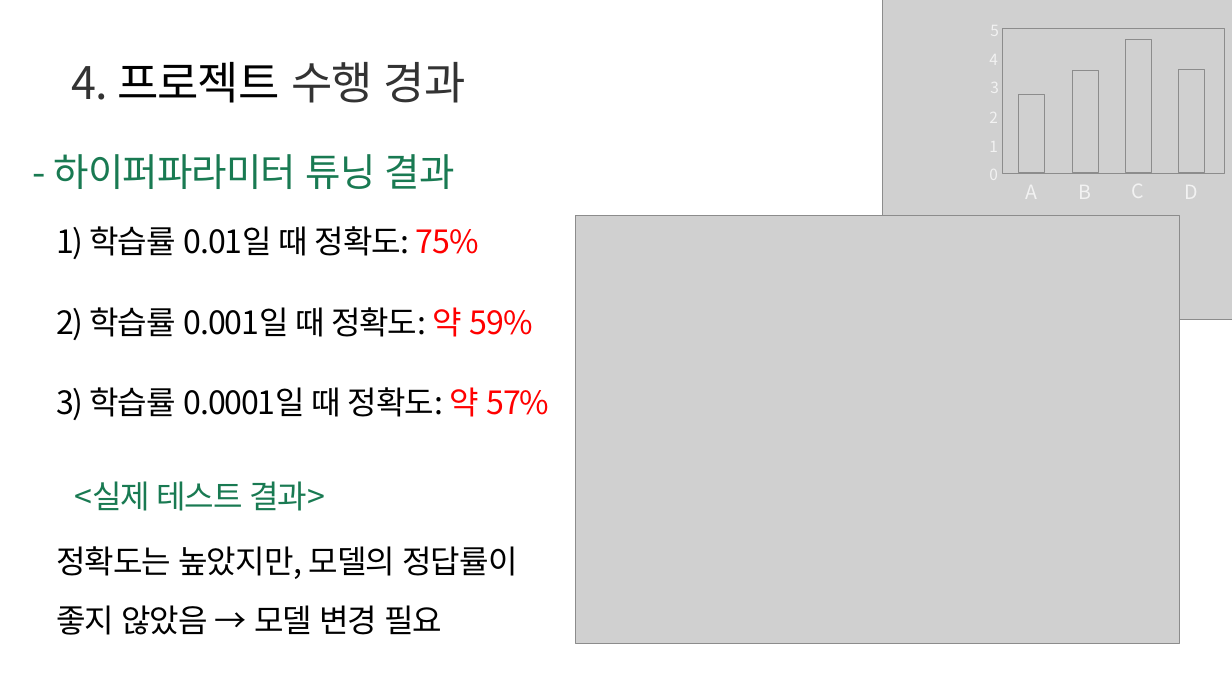
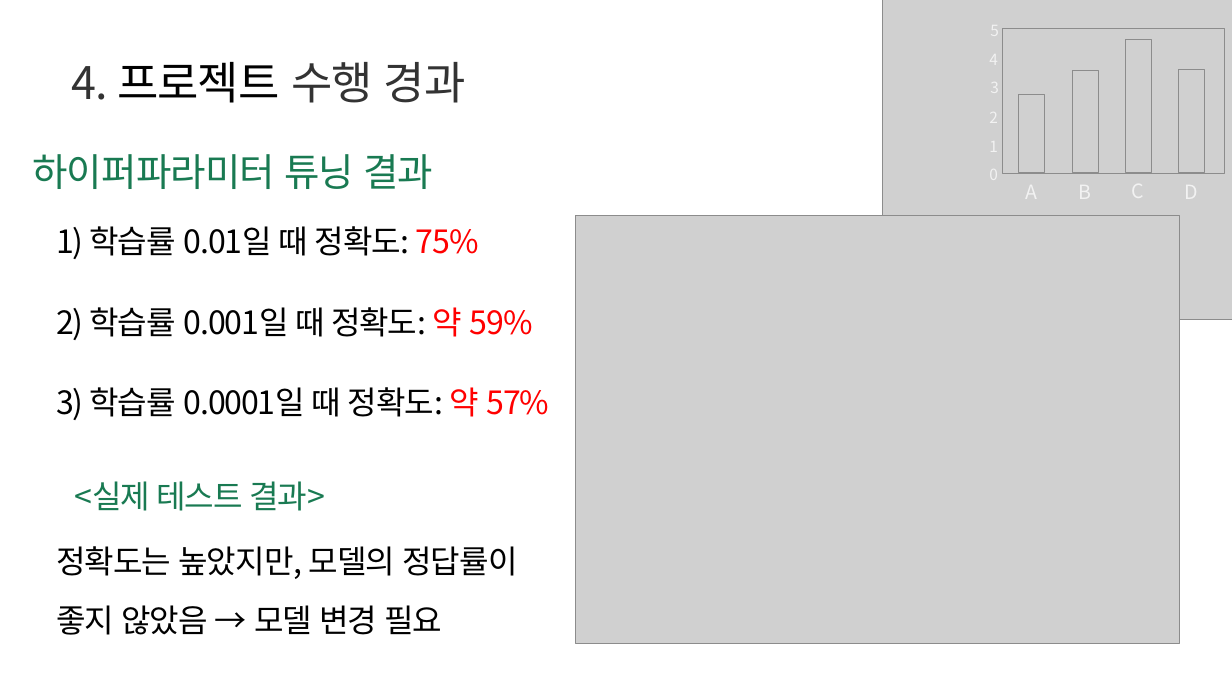
Before and after one commit to parkahjin/brain-hemorrhage, a slide deck: slide 12 of Slide/B팀_Claude_뇌출혈 조기 진단 프로젝트.pptx. Drawn at 1232x693 pixels with LibreOffice and Linux fonts; fonts in the diff are those of the drawing; grey boxes stand for pictures. Boxes give left, top, right and bottom in pixels: in the first picture for what was removed or moved away, otherwise in the second. Text is boxed around its words. In the diff, an @@ line names an element or a change of style, - is before the commit and + after.

```diff
--- a/Slide/B팀_Claude_뇌출혈 조기 진단 프로젝트.pptx
+++ b/Slide/B팀_Claude_뇌출혈 조기 진단 프로젝트.pptx
@@ text at [32, 154, 433, 189]: text changed @@
-- 하이퍼파라미터 튜닝 결과
+하이퍼파라미터 튜닝 결과
```
Also in this commit, not shown: 15 other slides changed, 1 slide added, 5 other files.
